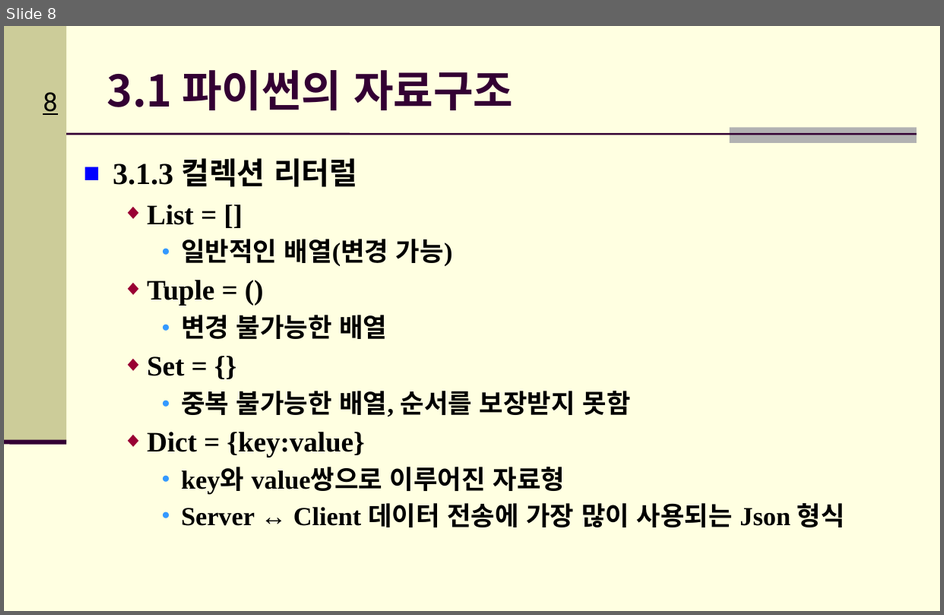
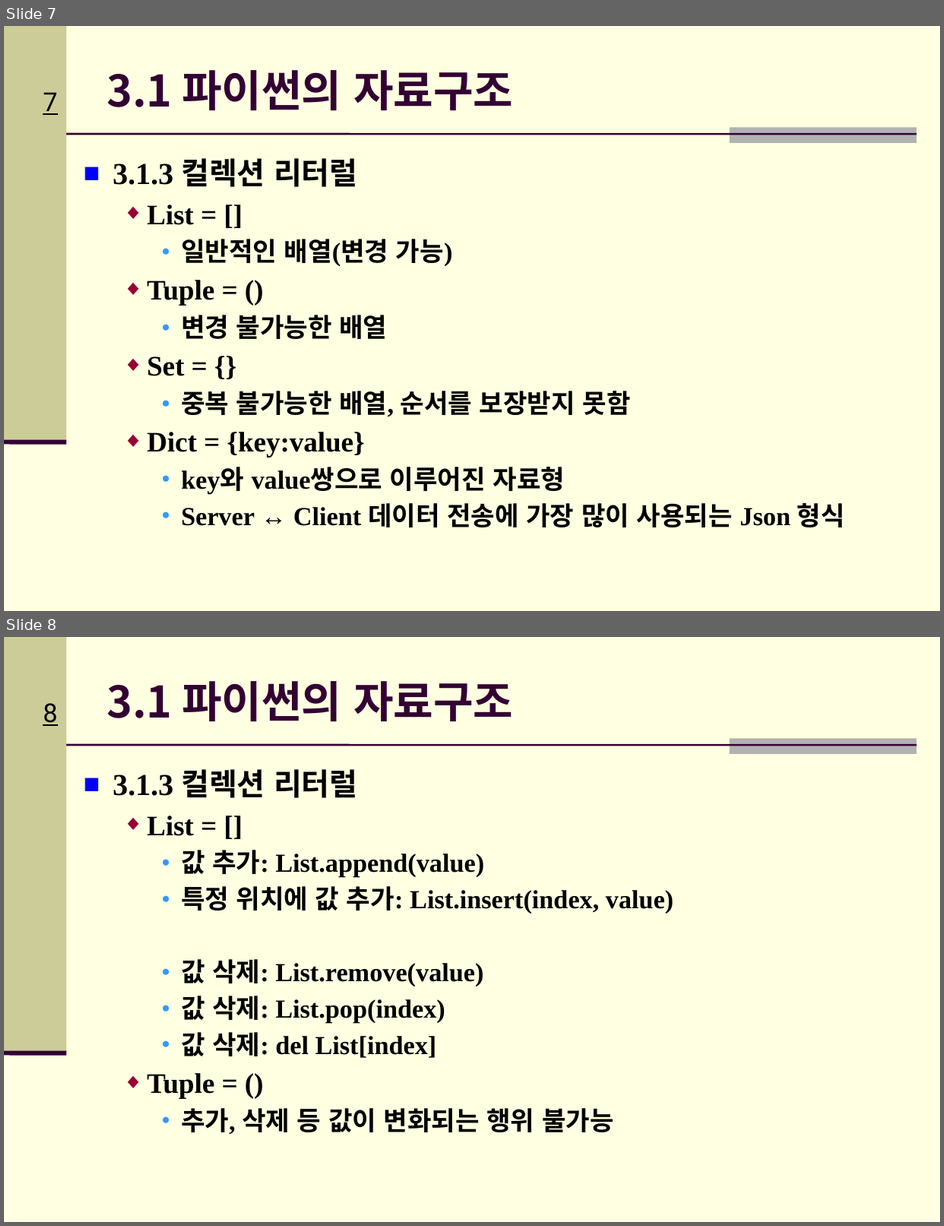
Before and after one commit to Hitbee-dev/OpenCV-Python, a slide deck: 2022-09-13/documents/CH_03_파이썬 기초_실습.pptx. Shown one above the other, each under a label of ours: slide 8 before the commit, slides 7 and 8 after it. The pictures are 944x615 and 944x1226 pixels, drawn with LibreOffice and Linux fonts; fonts in the diff are those of the drawing; background and template pictures are left out. Boxes give left, top, right and bottom in pixels: in the first picture for what was removed or moved away, otherwise in the second. Text is boxed around its words. In the diff, an @@ line names an element or a change of style, - is before the commit and + after.

```diff
--- a/2022-09-13/documents/CH_03_파이썬 기초_실습.pptx
+++ b/2022-09-13/documents/CH_03_파이썬 기초_실습.pptx
@@ slide 8 added at [4, 637, 940, 1222], background #FFFFE1; not listed: 5 template elements that a slide beside it also shows @@
@@ title added at [107, 681, 513, 721], 33.3 pt, text #330033, bold @@
+3.1 파이썬의 자료구조
@@ text added at [113, 769, 674, 1134], 20 pt, text #000000, bold @@
+■ 3.1.3 컬렉션 리터럴
+  ◆ List = []
+    ● 값 추가: List.append(value)
+    ● 특정 위치에 값 추가: List.insert(index, value)
+    ● 값 삭제: List.remove(value)
+    ● 값 삭제: List.pop(index)
+    ● 값 삭제: del List[index]
+  ◆ Tuple = ()
+    ● 추가, 삭제 등 값이 변화되는 행위 불가능
@@ what was slide 8 is now slide 7 @@
@@ page number at [43, 92, 57, 115]: text changed @@
-8
+7
```
Also in this commit, not shown: 3 slides changed, 6 other slides added, 3 slides removed, 2 other files.
